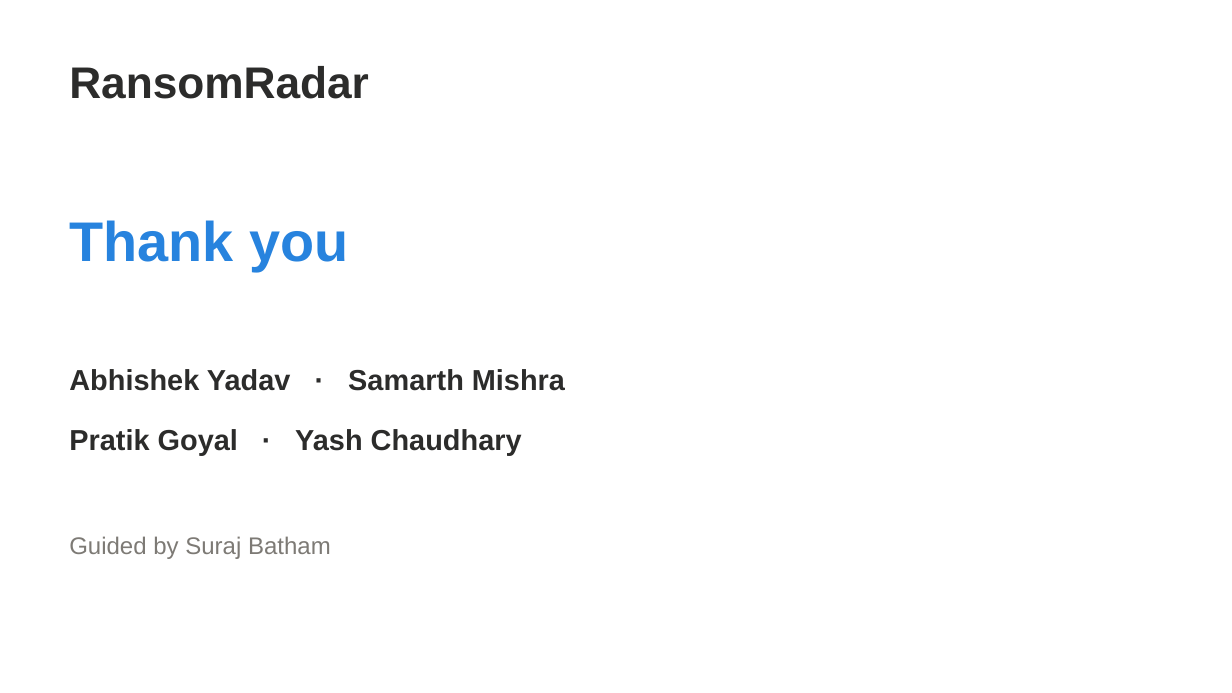
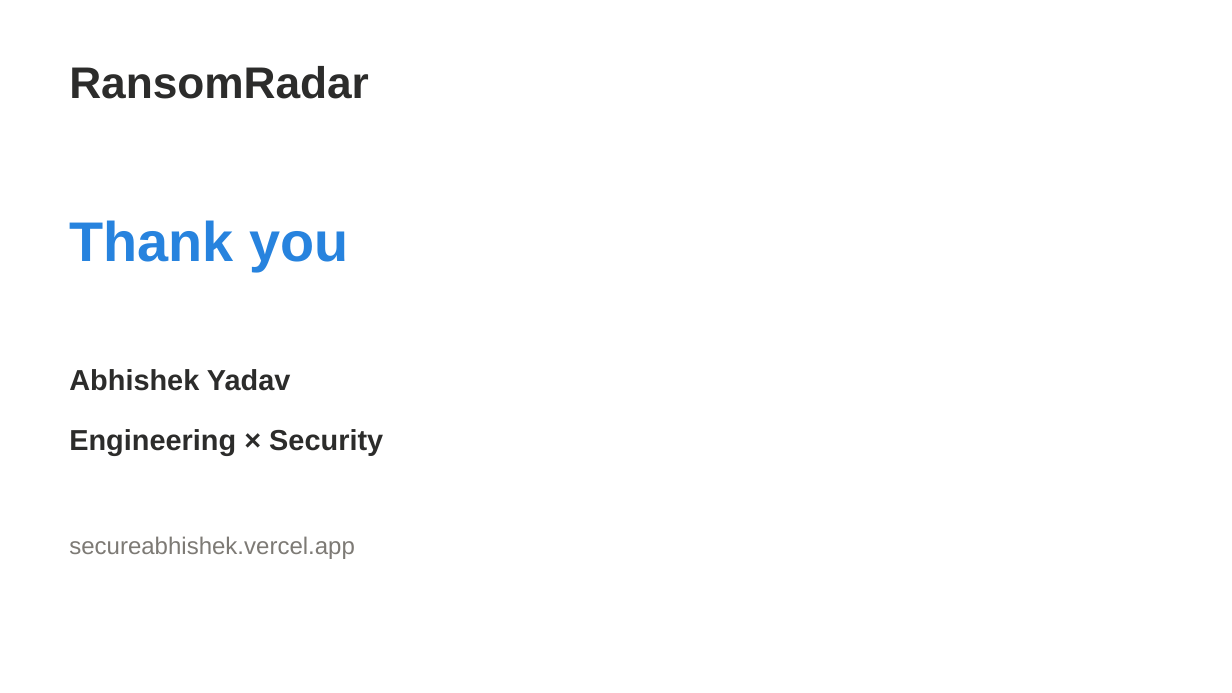
Before and after one commit to ariserhys/RR-RansomRadar-, a slide deck: slide 18 of docs/RansomRadar_Demo_Slides.pptx. Drawn at 1232x693 pixels with LibreOffice and Linux fonts; fonts in the diff are those of the drawing. Boxes give left, top, right and bottom in pixels: in the first picture for what was removed or moved away, otherwise in the second. Text is boxed around its words. In the diff, an @@ line names an element or a change of style, - is before the commit and + after.

Commit message:
refactor: establish single-author ownership under Abhishek Yadav and sharpen technical posture
- Attribute authorship and engineering strictly to Abhishek Yadav
- Purge all academic/university markers, certificates, and group designations
- Realign documentation, presentation decks, and technical guides to professional cyber defense posture
- Update LICENSE, config, and README to reflect solo security engineering doctrine

```diff
--- a/docs/RansomRadar_Demo_Slides.pptx
+++ b/docs/RansomRadar_Demo_Slides.pptx
@@ text at (69, 369, 291, 391): text changed @@
-Abhishek Yadav · Samarth Mishra
+Abhishek Yadav
@@ text at (69, 429, 383, 455): text changed @@
-Pratik Goyal · Yash Chaudhary
+Engineering × Security
@@ text at (69, 536, 355, 559): text changed @@
-Guided by Suraj Batham
+secureabhishek.vercel.app
```
Also in this commit, not shown: 1 other slide changed, 7 other files.
